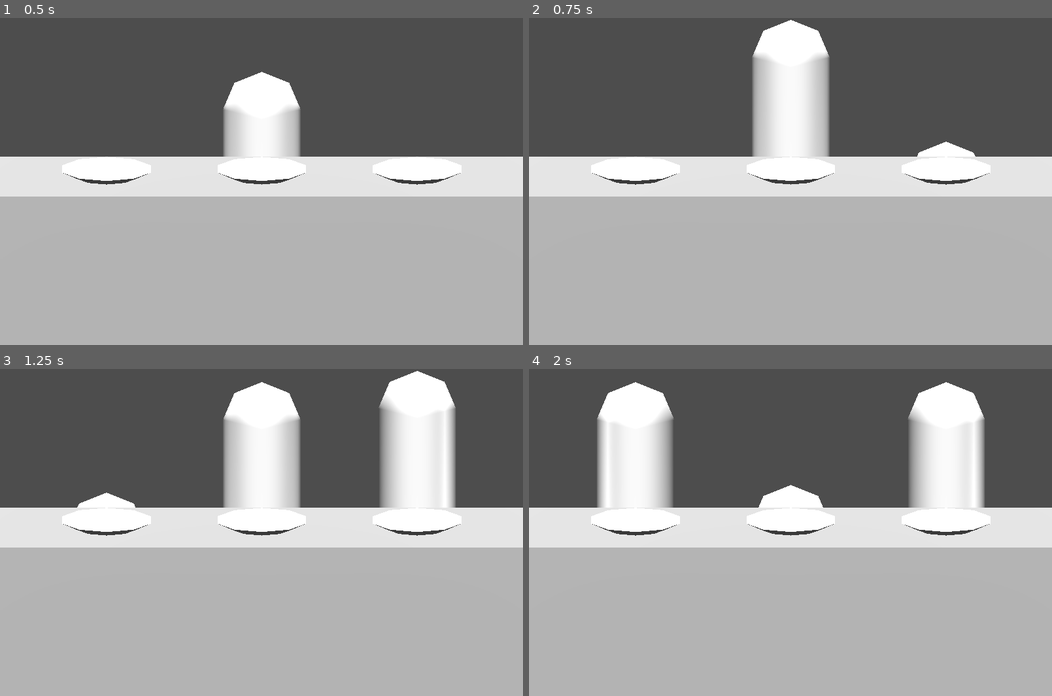
Above: before the commit, frames 1-4 (two rows, left to right).
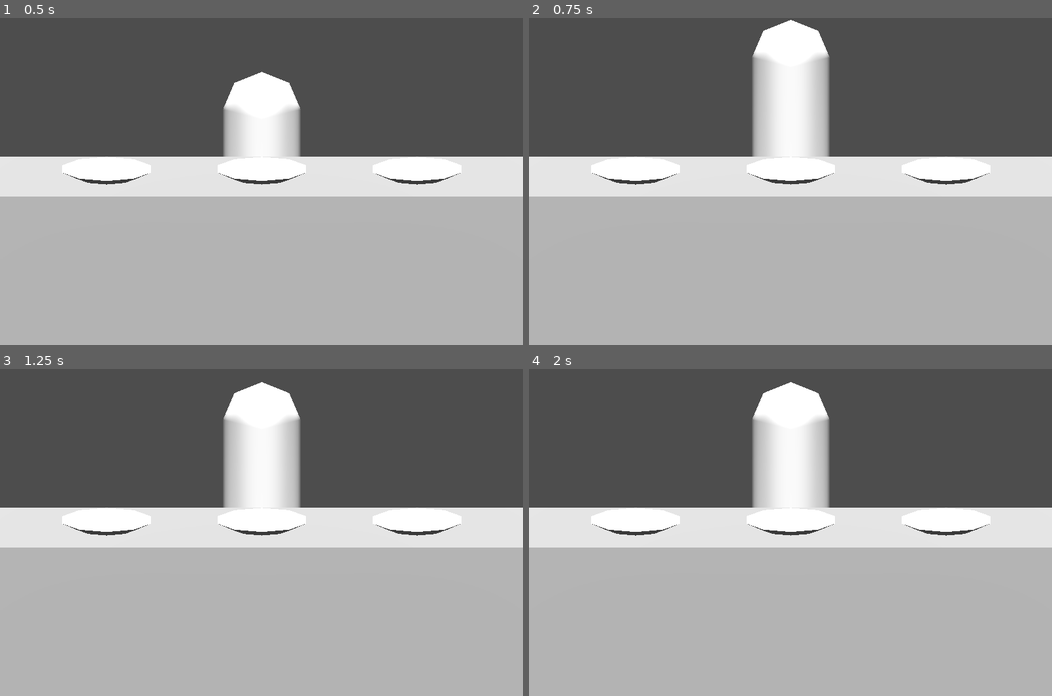
Above: after the commit, the same moments.

Repository: codie-sharp/faye-foods
Game: Godot game, scene res://MainScene.tscn
Same seed, same stepped clock (60 frames per second), same inputs: the game is played once before the commit and once after it.
Inputs (mouse positions are in pixels of both pictures, inside the frame that each line leads up to):
- Up to frame 1 (0.5 s): no input
- Up to frame 2 (0.75 s): move the mouse to (905, 165) at 0.52 s; click (905, 165) at 0.67 s
- Up to frame 3 (1.25 s): no input
- Up to frame 4 (2 s): move the mouse to (685, 548) at 1.27 s; click (685, 548) at 1.42 s

Frame 1 is identical in both runs. In frame 2, 0.3% of the frame differs, in the area x 74-86%, y 37-43%; in frame 3, 5.9%; in frame 4, 15%, in the area x 13-88%, y 4-43%.

Commit message:
most logic implemented. Major bug when clicking quickly characters stop responding

Diff:
--- a/CharacterScript.gd
+++ b/CharacterScript.gd
@@ -1,31 +1,35 @@
 extends Node3D
 
-signal char_ready
-signal char_reset
+signal char_seated
+signal char_exited
 
 var up_distance: float = 1.3
 var up_duration: float = 0.7
 var bob_distance: float = 0.1
 var bob_duration: float = 0.2
 
-func spawn():
-	var start_pos = global_transform.origin
-	var top_pos = start_pos + Vector3(0, up_distance, 0)
-	var end_pos = top_pos - Vector3(0, bob_distance, 0)
+var start_pos
+var top_pos
+var end_pos
 
-	# Animate into the seat
+func _ready():
+	start_pos = global_transform.origin
+	top_pos = start_pos + Vector3(0, up_distance, 0)
+	end_pos = top_pos - Vector3(0, bob_distance, 0)
+
+func sit():
 	var tween = get_tree().create_tween()
-	tween.finished.connect(_on_reset)
-
+	tween.finished.connect(emit_char_seated)
 	tween.tween_property(self, "global_transform:origin", top_pos, up_duration)
 	tween.tween_property(self, "global_transform:origin", end_pos, bob_duration)
 
-	# Activate plate
-	emit_signal("char_ready", get_node("../Plate"))
-
-	# Animate leaving
-	tween.tween_interval(up_duration)
+func exit():
+	var tween = get_tree().create_tween()
+	tween.finished.connect(emit_char_exited)
 	tween.tween_property(self, "global_transform:origin", start_pos, up_duration)
 
-func _on_reset():
-	emit_signal("char_reset", get_parent())
+func emit_char_seated():
+	emit_signal("char_seated")
+
+func emit_char_exited():
+	emit_signal("char_exited")
--- a/MainScene.tscn
+++ b/MainScene.tscn
@@ -1,12 +1,15 @@
-[gd_scene load_steps=8 format=3 uid="uid://vv4fufq63ka4"]
+[gd_scene load_steps=12 format=3 uid="uid://vv4fufq63ka4"]
 
 [ext_resource type="Script" path="res://MainScript.gd" id="1_ffukx"]
 [ext_resource type="PackedScene" uid="uid://bie0s44dycg67" path="res://Character.tscn" id="2_30pvr"]
+[ext_resource type="Script" path="res://SeatScript.gd" id="2_h5ort"]
+[ext_resource type="Script" path="res://PlateScript.gd" id="3_l1gvo"]
 
 [sub_resource type="BoxMesh" id="BoxMesh_u8fmr"]
 size = Vector3(5, 1, 1)
 
-[sub_resource type="CylinderShape3D" id="CylinderShape3D_22slk"]
+[sub_resource type="CylinderShape3D" id="CylinderShape3D_6d4kj"]
+height = 0.2
 radius = 0.25
 
 [sub_resource type="StandardMaterial3D" id="StandardMaterial3D_o3lpo"]
@@ -21,6 +24,14 @@
 radial_segments = 10
 rings = 2
 cap_bottom = false
+
+[sub_resource type="CylinderShape3D" id="CylinderShape3D_55mre"]
+height = 0.2
+radius = 0.25
+
+[sub_resource type="CylinderShape3D" id="CylinderShape3D_q6nci"]
+height = 0.2
+radius = 0.25
 
 [sub_resource type="Environment" id="Environment_sry4h"]
 ambient_light_color = Color(1, 1, 1, 1)
@@ -43,12 +54,14 @@
 
 [node name="Seat1" type="Node3D" parent="Counter/Seats"]
 transform = Transform3D(1, 0, 0, 0, 1, 0, 0, 0, 1, -1, 0, 0)
+script = ExtResource("2_h5ort")
 
 [node name="Plate" type="Area3D" parent="Counter/Seats/Seat1"]
 transform = Transform3D(1, 0, 0, 0, 1, 0, 0, 0, 1, 0, 0.5, 0)
+script = ExtResource("3_l1gvo")
 
-[node name="CollisionShape3D" type="CollisionShape3D" parent="Counter/Seats/Seat1/Plate"]
-shape = SubResource("CylinderShape3D_22slk")
+[node name="Collision" type="CollisionShape3D" parent="Counter/Seats/Seat1/Plate"]
+shape = SubResource("CylinderShape3D_6d4kj")
 
 [node name="MeshInstance3D" type="MeshInstance3D" parent="Counter/Seats/Seat1/Plate"]
 cast_shadow = 0
@@ -58,12 +71,14 @@
 transform = Transform3D(1, 0, 0, 0, 1, 0, 0, 0, 1, 0, -1, -1)
 
 [node name="Seat2" type="Node3D" parent="Counter/Seats"]
+script = ExtResource("2_h5ort")
 
 [node name="Plate" type="Area3D" parent="Counter/Seats/Seat2"]
 transform = Transform3D(1, 0, 0, 0, 1, 0, 0, 0, 1, 0, 0.5, 0)
+script = ExtResource("3_l1gvo")
 
-[node name="CollisionShape3D" type="CollisionShape3D" parent="Counter/Seats/Seat2/Plate"]
-shape = SubResource("CylinderShape3D_22slk")
+[node name="Collision" type="CollisionShape3D" parent="Counter/Seats/Seat2/Plate"]
+shape = SubResource("CylinderShape3D_55mre")
 
 [node name="MeshInstance3D" type="MeshInstance3D" parent="Counter/Seats/Seat2/Plate"]
 mesh = SubResource("CylinderMesh_i45ce")
@@ -73,12 +88,14 @@
 
 [node name="Seat3" type="Node3D" parent="Counter/Seats"]
 transform = Transform3D(1, 0, 0, 0, 1, 0, 0, 0, 1, 1, 0, 0)
+script = ExtResource("2_h5ort")
 
 [node name="Plate" type="Area3D" parent="Counter/Seats/Seat3"]
 transform = Transform3D(1, 0, 0, 0, 1, 0, 0, 0, 1, 0, 0.5, 0)
+script = ExtResource("3_l1gvo")
 
-[node name="CollisionShape3D" type="CollisionShape3D" parent="Counter/Seats/Seat3/Plate"]
-shape = SubResource("CylinderShape3D_22slk")
+[node name="Collision" type="CollisionShape3D" parent="Counter/Seats/Seat3/Plate"]
+shape = SubResource("CylinderShape3D_q6nci")
 
 [node name="MeshInstance3D" type="MeshInstance3D" parent="Counter/Seats/Seat3/Plate"]
 mesh = SubResource("CylinderMesh_i45ce")
@@ -94,4 +111,4 @@
 environment = SubResource("Environment_sry4h")
 
 [node name="SpawnTimer" type="Timer" parent="."]
-wait_time = 0.5
+wait_time = 2.0
--- a/MainScript.gd
+++ b/MainScript.gd
@@ -5,9 +5,7 @@
 func _ready():
 	available_seats = get_node("Counter/Seats").get_children()
 	for seat in available_seats:
-		var char = seat.get_node("Character")
-		char.char_ready.connect(_on_char_ready)
-		char.char_reset.connect(_on_char_reset)
+		seat.seat_available.connect(_on_seat_available)
 	spawn_char()
 
 	var timer = get_node("SpawnTimer")
@@ -17,10 +15,10 @@
 func spawn_char():
 	if available_seats:
 		var random_seat = available_seats.pop_at(randi_range(0, available_seats.size() - 1))
-		random_seat.get_node("Character").spawn()
+		random_seat.spawn_char()
 
 func _on_char_ready(plate):
 	print(plate)
 
-func _on_char_reset(seat):
+func _on_seat_available(seat):
 	available_seats.append(seat)
--- /dev/null
+++ b/PlateScript.gd
@@ -0,0 +1,15 @@
+extends Area3D
+
+signal food_selected
+
+var state = false
+
+func _ready():
+	connect("input_event", _on_input_event)
+
+func _on_input_event(_camera, event, _click_position, _click_normal, _shape_idx):
+	if state and event is InputEventMouseButton and event.pressed:
+		emit_signal("food_selected")
+
+func change_state():
+	state = !state
--- /dev/null
+++ b/SeatScript.gd
@@ -0,0 +1,26 @@
+extends Node3D
+
+signal seat_available
+
+var character
+var plate
+
+func _ready():
+	character = get_node("Character")
+	character.char_seated.connect(_on_char_seated)
+	character.char_exited.connect(_on_char_exited)
+
+	plate = get_node("Plate")
+	plate.food_selected.connect(_on_food_selected)
+
+func spawn_char():
+	character.sit()
+
+func _on_char_seated():
+	plate.change_state()
+
+func _on_char_exited():
+	emit_signal("seat_available", self)
+
+func _on_food_selected():
+	character.exit()
